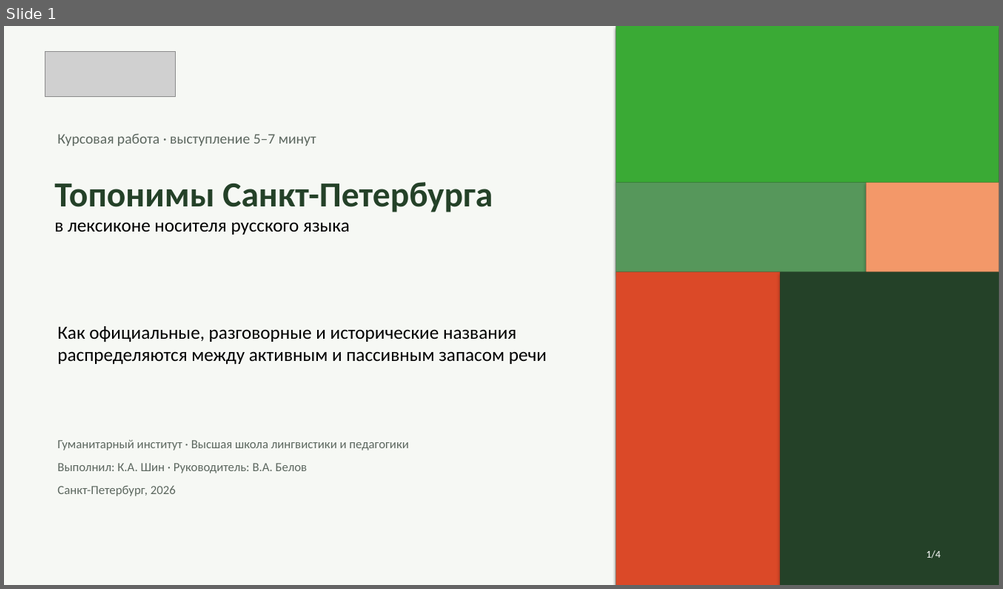
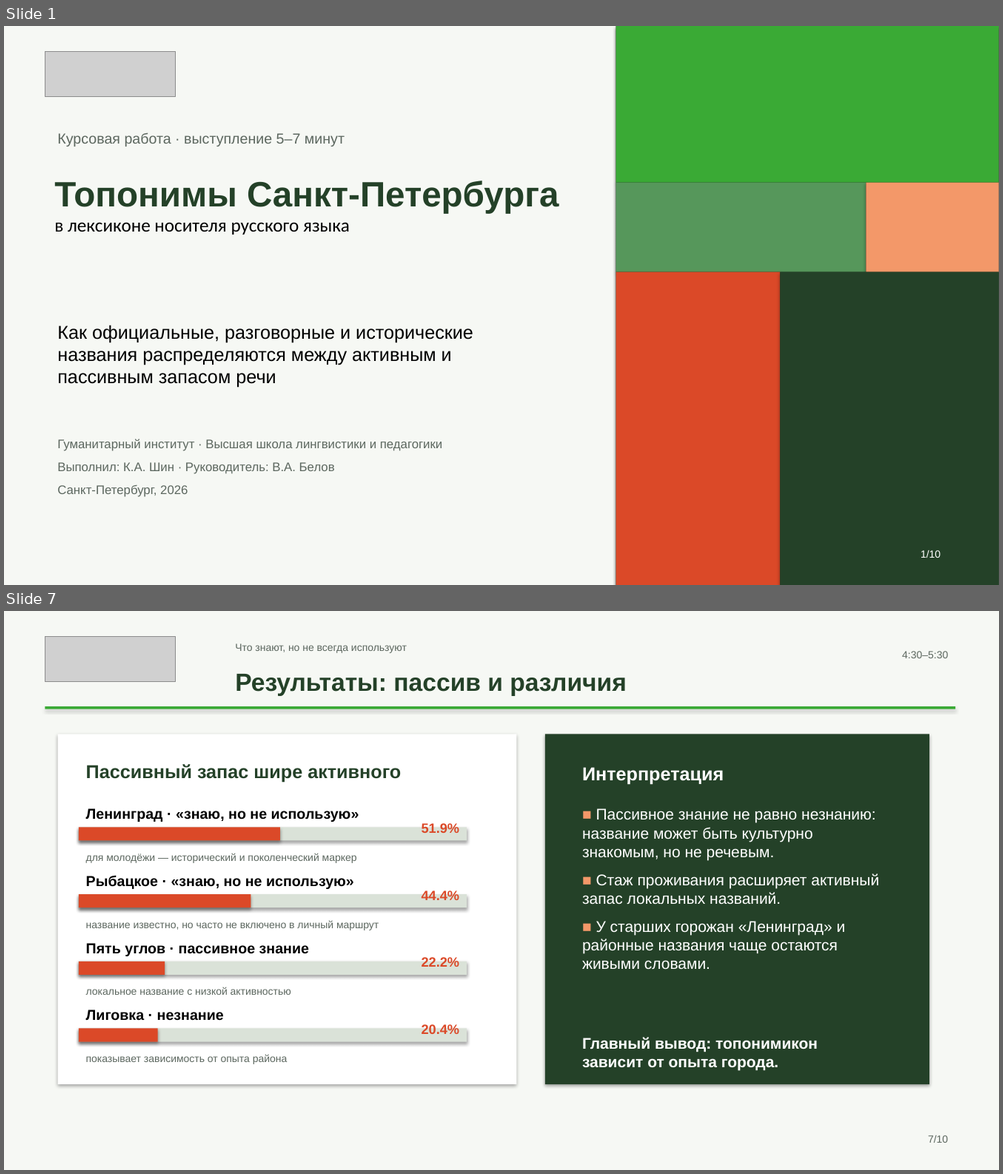
Before and after one commit to mdull2008/project, a slide deck: my_project.pptx. Shown one above the other, each under a label of ours: slide 1 before the commit, slides 1 and 7 after it; the slides between them are not shown. The pictures are 1003x589 and 1003x1174 pixels, drawn with LibreOffice and Linux fonts; fonts in the diff are those of the drawing; grey boxes stand for pictures. Boxes give left, top, right and bottom in pixels: in the first picture for what was removed or moved away, otherwise in the second. Text is boxed around its words. In the diff, an @@ line names an element or a change of style, - is before the commit and + after.

```diff
--- a/my_project.pptx
+++ b/my_project.pptx
@@ slide 7 added at [4, 611, 999, 1170], background #F6F8F4 @@
@@ picture added at [45, 636, 176, 681] @@
@@ text added at [235, 644, 407, 653], 10 pt, text #5C675F @@
+Что знают, но не всегда используют
@@ text added at [902, 651, 948, 658], 10 pt, text #5C675F @@
+4:30–5:30
@@ text added at [235, 674, 626, 696], 24 pt, text #244128, bold @@
+Результаты: пассив и различия
@@ rectangle added at [45, 706, 956, 709], fill #3AAA35 @@
@@ rectangle added at [58, 734, 517, 1085], fill #FFFFFF @@
@@ rectangle added at [545, 734, 929, 1085], fill #244128 @@
@@ text added at [86, 764, 401, 783], 18 pt, text #244128, bold @@
+Пассивный запас шире активного
@@ text added at [582, 767, 723, 785], 18 pt, text #FFFFFF, bold @@
+Интерпретация
@@ text added at [86, 809, 359, 822], 14 pt, text #000000, bold @@
+Ленинград · «знаю, но не использую»
@@ text added at [582, 809, 879, 969], 15 pt, text #FFFFFF @@
+■ Пассивное знание не равно незнанию: название может быть культурно знакомым, но не речевым.
+■ Стаж проживания расширяет активный запас локальных названий.
+■ У старших горожан «Ленинград» и районные названия чаще остаются живыми словами.
@@ rectangle added at [79, 827, 466, 841], fill #DAE2D8 @@
@@ rectangle added at [79, 827, 280, 841], fill #DB4928 @@
@@ text added at [421, 823, 460, 833], 13 pt, text #DB4928, bold @@
+51.9%
@@ text added at [86, 853, 357, 863], 10 pt, text #5C675F @@
+для молодёжи — исторический и поколенческий маркер
@@ text added at [86, 875, 354, 889], 14 pt, text #000000, bold @@
+Рыбацкое · «знаю, но не использую»
@@ rectangle added at [79, 894, 466, 908], fill #DAE2D8 @@
@@ rectangle added at [79, 894, 251, 908], fill #DB4928 @@
@@ text added at [421, 891, 460, 900], 13 pt, text #DB4928, bold @@
+44.4%
@@ text added at [86, 920, 378, 931], 10 pt, text #5C675F @@
+название известно, но часто не включено в личный маршрут
@@ text added at [86, 943, 309, 957], 14 pt, text #000000, bold @@
+Пять углов · пассивное знание
@@ rectangle added at [79, 962, 466, 975], fill #DAE2D8 @@
@@ rectangle added at [79, 962, 165, 975], fill #DB4928 @@
@@ text added at [421, 957, 460, 967], 13 pt, text #DB4928, bold @@
+22.2%
@@ text added at [86, 987, 291, 995], 10 pt, text #5C675F @@
+локальное название с низкой активностью
@@ text added at [86, 1010, 224, 1021], 14 pt, text #000000, bold @@
+Лиговка · незнание
@@ rectangle added at [79, 1029, 466, 1042], fill #DAE2D8 @@
@@ rectangle added at [79, 1029, 158, 1042], fill #DB4928 @@
@@ text added at [421, 1025, 460, 1034], 13 pt, text #DB4928, bold @@
+20.4%
@@ text added at [86, 1054, 287, 1065], 10 pt, text #5C675F @@
+показывает зависимость от опыта района
@@ text added at [582, 1037, 817, 1071], 15 pt, text #FFFFFF, bold @@
+Главный вывод: топонимикон зависит от опыта города.
@@ text added at [928, 1136, 948, 1143], 10 pt, text #5C675F @@
+7/10
@@ slide 1 changed as well @@
@@ text "Топонимы Санкт-Петербурга в лексиконе носителя ..." at [54, 181, 558, 235]: font Calibri to Arial in "Топонимы Санкт-Петербурга" @@
@@ font Calibri to Arial in 3 elements at [57, 133, 344, 147], [57, 325, 473, 388], [57, 439, 442, 497] @@
@@ text at [920, 551, 940, 558]: text changed; font Calibri to Arial @@
-1/4
+1/10
```
Also in this commit, not shown: 2 other slides changed, 6 other slides added, 1 slide removed.
